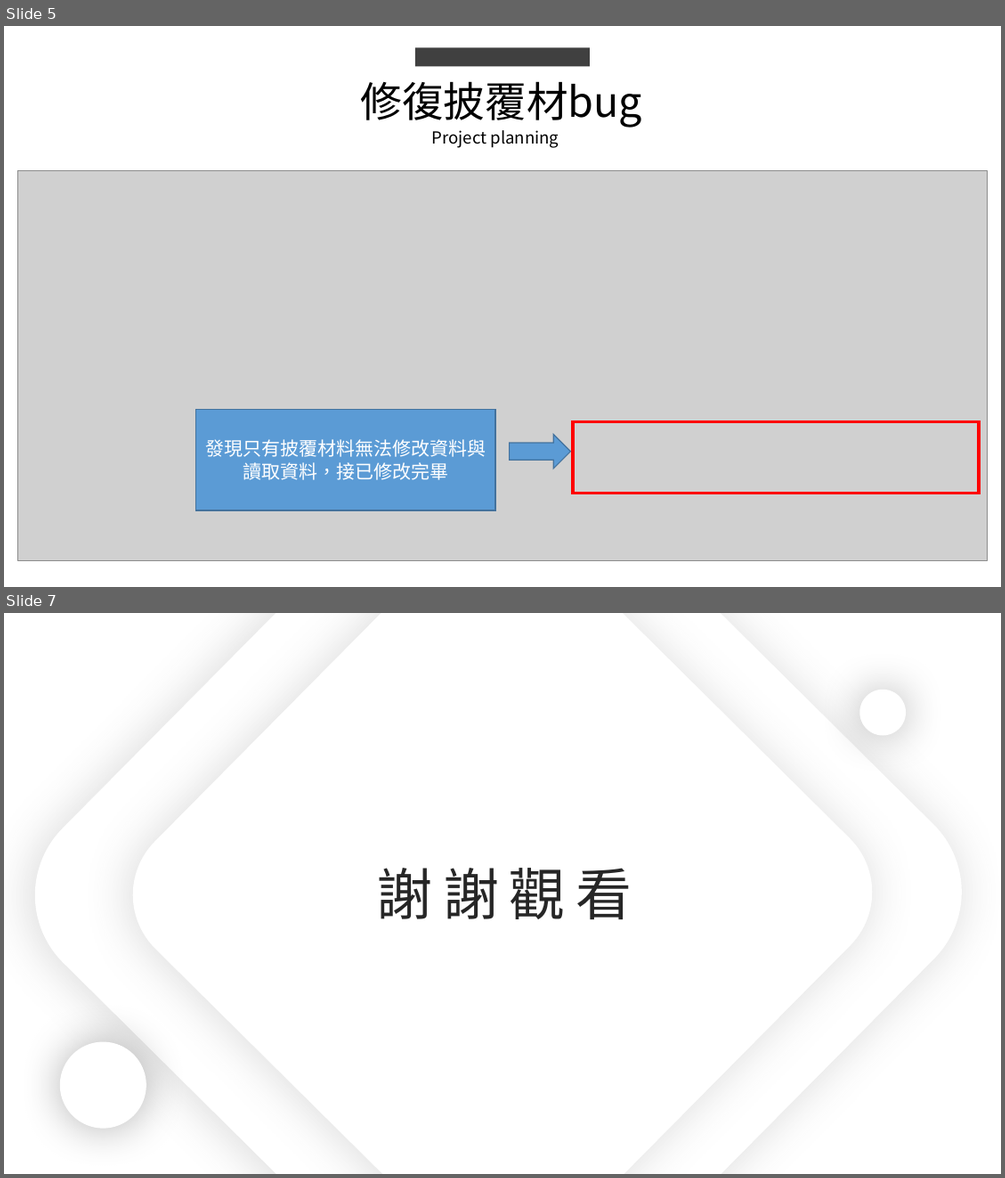
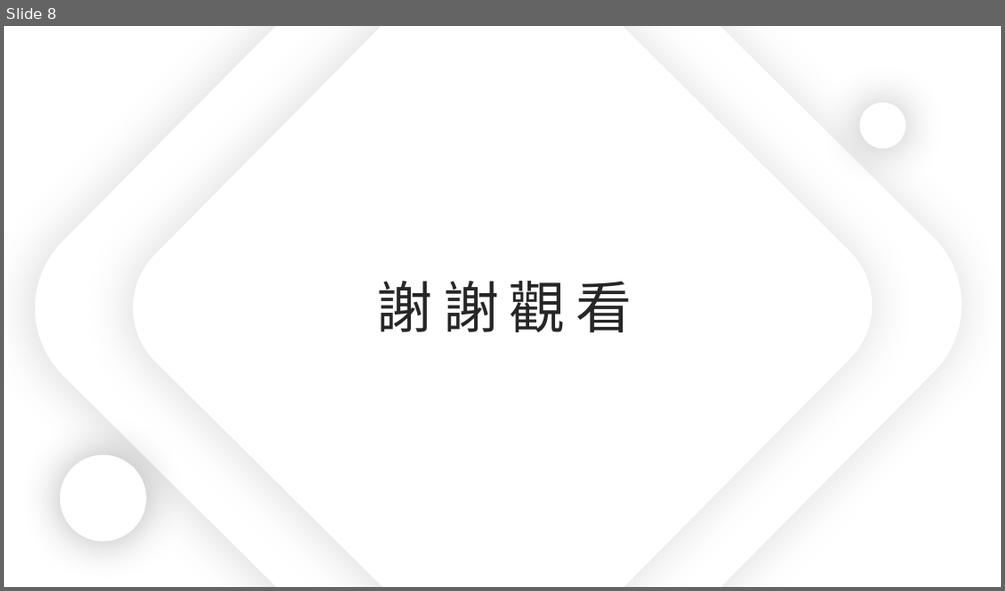
Before and after one commit to king637324/KnowledgeGreenhouseSystem, a slide deck: 工作日報_葉柏漢/2021.10/2021.10.14(加班)_2021.10.15工作日報_葉柏漢.pptx. Shown one above the other, each under a label of ours: slides 5 and 7 before the commit, slide 8 after it; the slides between them are not shown. The pictures are 1005x1178 and 1005x591 pixels, drawn with LibreOffice and Linux fonts; fonts in the diff are those of the drawing; grey boxes stand for pictures. Boxes give left, top, right and bottom in pixels: in the first picture for what was removed or moved away, otherwise in the second. Text is boxed around its words. In the diff, an @@ line names an element or a change of style, - is before the commit and + after.

```diff
--- a/工作日報_葉柏漢/2021.10/2021.10.14(加班)_2021.10.15工作日報_葉柏漢.pptx
+++ b/工作日報_葉柏漢/2021.10/2021.10.14(加班)_2021.10.15工作日報_葉柏漢.pptx
@@ slide 5 removed at bbox=[4, 26, 1001, 587], background #FFFFFF @@
@@ rectangle removed at bbox=[415, 47, 590, 66] @@
@@ text removed at bbox=[361, 81, 643, 127] @@
-修復披覆材bug
@@ text removed at bbox=[432, 130, 558, 148] @@
-Project planning
@@ picture removed at bbox=[18, 170, 987, 560] @@
@@ rectangle removed at bbox=[196, 409, 495, 510] @@
-發現只有披覆材料無法修改資料與讀取資料，接已修改完畢
@@ rectangle removed at bbox=[573, 421, 979, 492] @@
@@ right arrow removed at bbox=[510, 435, 571, 468] @@
@@ what was slide 7 is now slide 8 @@
```
Also in this commit, not shown: 1 slide changed, 3 slides added, 1 other slide removed, 6 other files.
